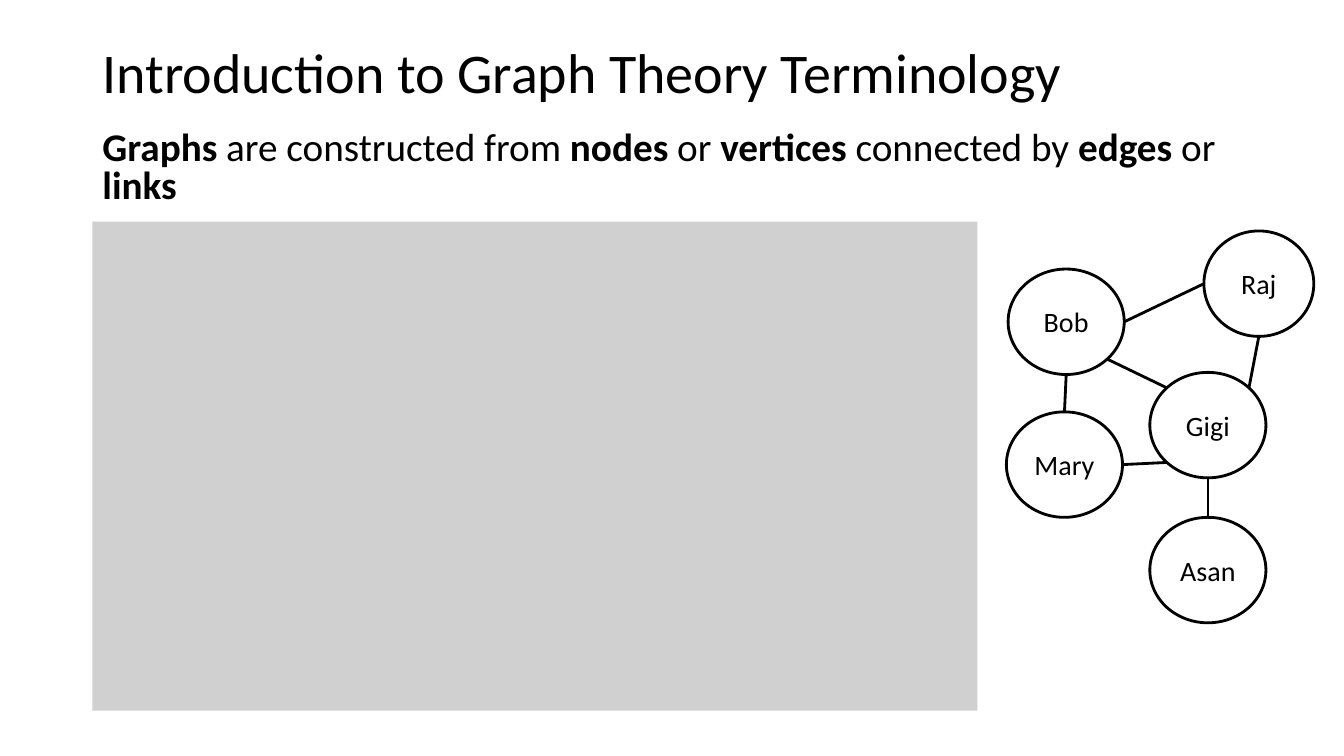
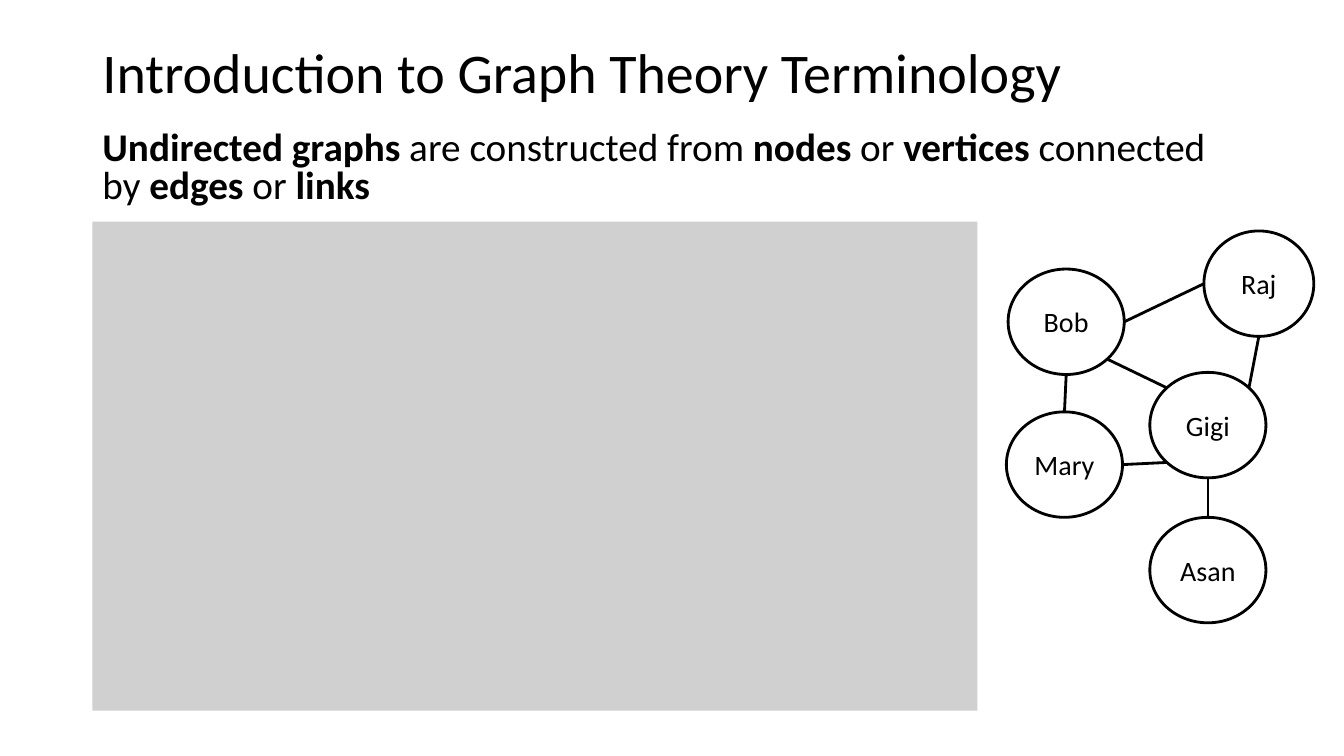
Before and after one commit to StephenElston/CSCI-E-108, a slide deck: slide 9 of slides/5_WebSearching.pptx. Drawn at 1344x756 pixels with LibreOffice and Linux fonts; fonts in the diff are those of the drawing; grey boxes stand for pictures. Boxes give left, top, right and bottom in pixels: in the first picture for what was removed or moved away, otherwise in the second. Text is boxed around its words. In the diff, an @@ line names an element or a change of style, - is before the commit and + after.

```diff
--- a/slides/5_WebSearching.pptx
+++ b/slides/5_WebSearching.pptx
@@ text at <box>102,133,1206,206</box>: text changed; bold on @@
-Graphs are constructed from nodes or vertices connected by edges or links
+Undirected graphs are constructed from nodes or vertices connected by edges or links
```
Also in this commit, not shown: 4 other slides changed, 2 slides added.
